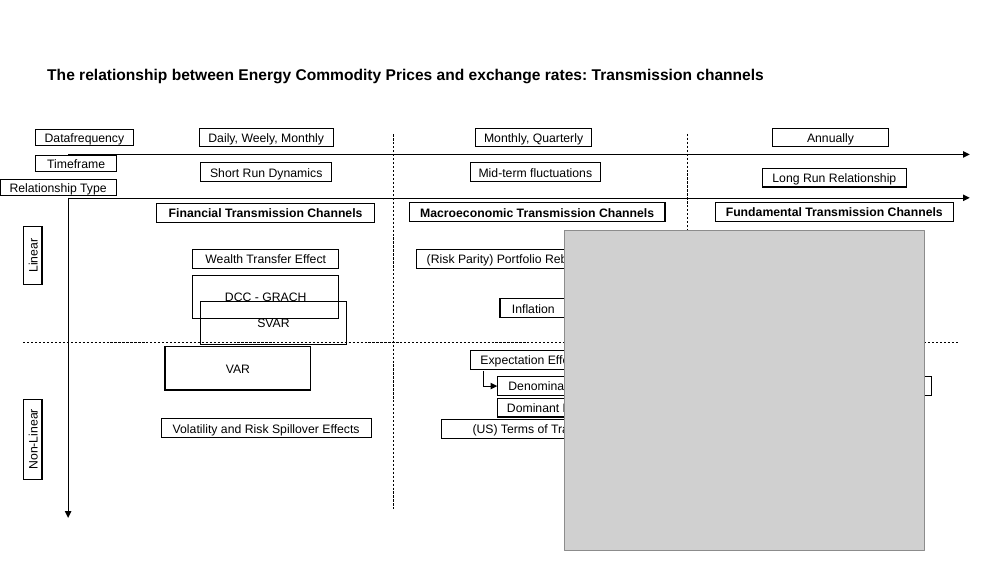
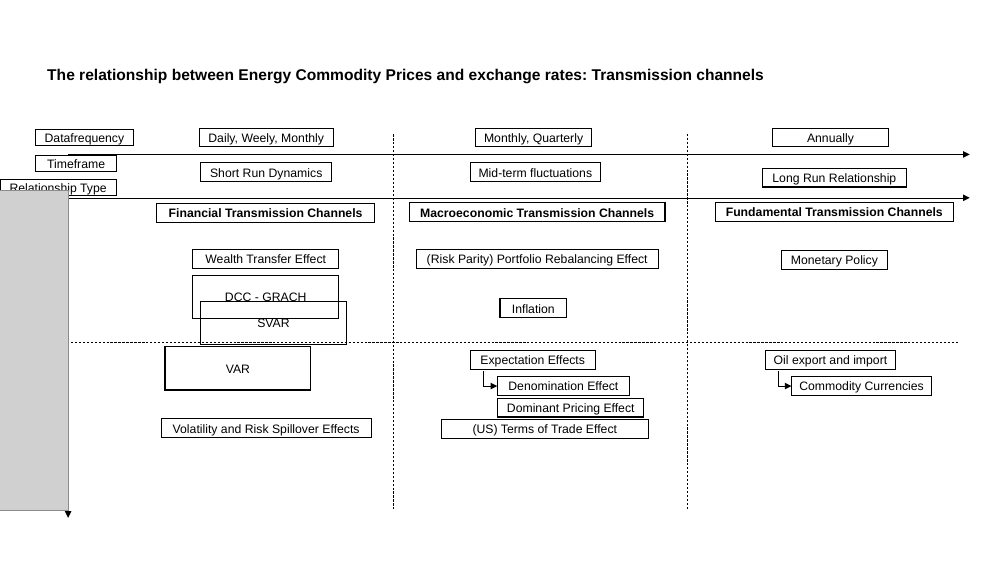
Before and after one commit to RobertHennings/Seminar, a slide deck: slide 13 of reports/presentation_pptx_version/PPTX_WiSo_Template.pptx (slide 14 before the commit). Drawn at 1008x567 pixels with LibreOffice and Linux fonts; fonts in the diff are those of the drawing; grey boxes stand for pictures; background and template pictures are left out. Boxes give left, top, right and bottom in pixels: in the first picture for what was removed or moved away, otherwise in the second. Text is boxed around its words. In the diff, an @@ line names an element or a change of style, - is before the commit and + after.

```diff
--- a/reports/presentation_pptx_version/PPTX_WiSo_Template.pptx
+++ b/reports/presentation_pptx_version/PPTX_WiSo_Template.pptx
@@ picture: place and size @@
-picture at [565, 230, 925, 550]
+picture at [0, 190, 68, 510]
@@ rectangle removed at [23, 227, 42, 285] @@
-Linear
@@ rectangle added at [782, 250, 888, 270], outline #000000 1 pt, 11 pt, text #000000 @@
+Monetary Policy
@@ rectangle added at [766, 350, 896, 370], outline #000000 1 pt, 11 pt, text #000000 @@
+Oil export and import
@@ elbow arrow added from (778, 370) to (791, 386), #000000 0.5 pt @@
@@ rectangle removed at [23, 399, 42, 479] @@
-Non-Linear
```
Also in this commit, not shown: 5 other slides changed, 3 slides added, 3 slides removed, 1 other file.
